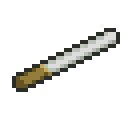
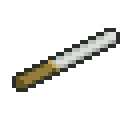
Layer changes from the first 128 x 128 image to the second:
painted on "Cigarettes" over [40, 60, 60, 76]
